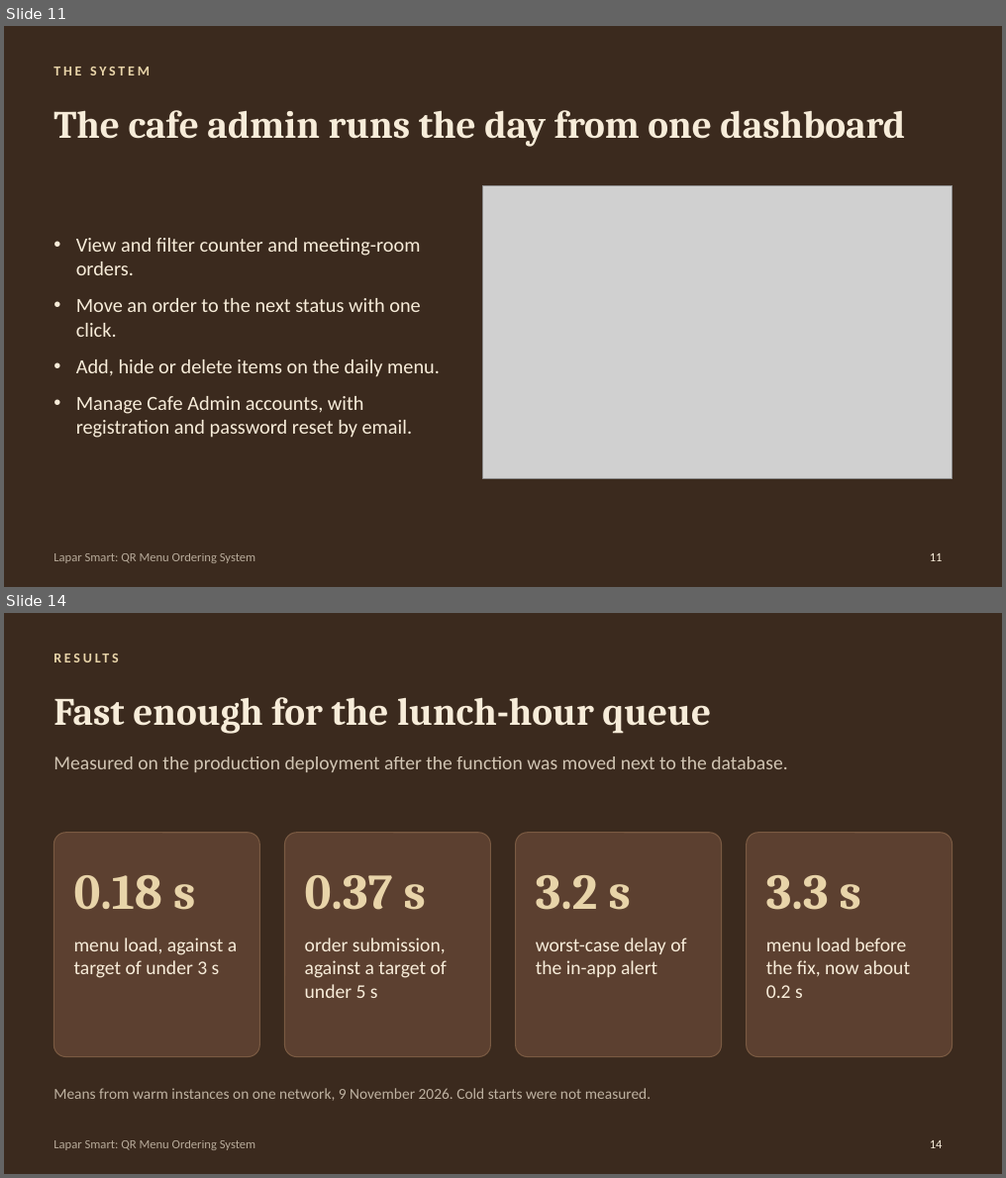
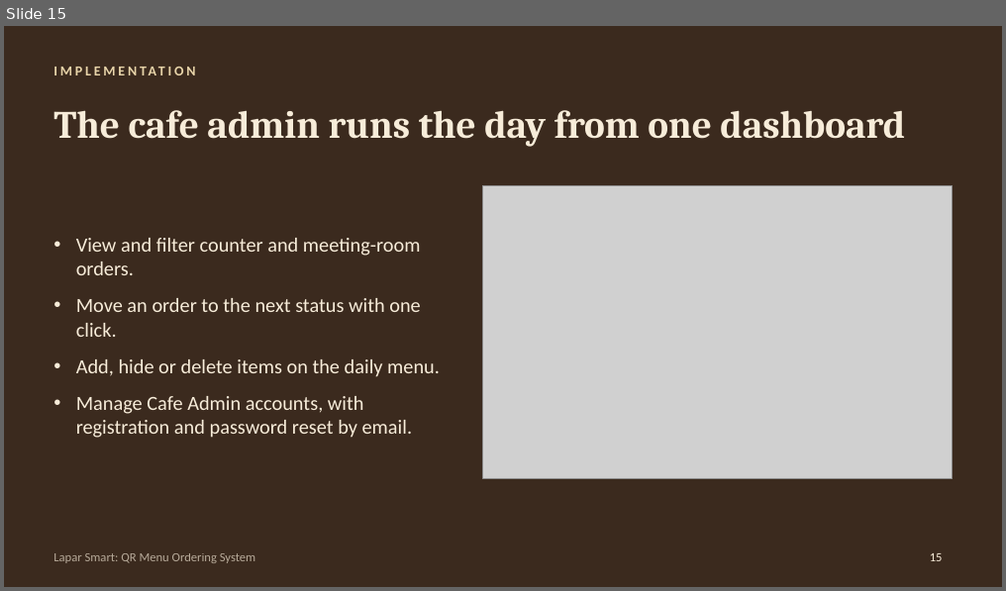
Before and after one commit to ras22hid/lapar-smart, a slide deck: app/static/presentation/LaparSmart_Presentation.pptx. Shown one above the other, each under a label of ours: slides 11 and 14 before the commit, slide 15 after it; the slides between them are not shown. The pictures are 1006x1178 and 1006x591 pixels, drawn with LibreOffice and Linux fonts; fonts in the diff are those of the drawing; grey boxes stand for pictures. Boxes give left, top, right and bottom in pixels: in the first picture for what was removed or moved away, otherwise in the second. Text is boxed around its words. In the diff, an @@ line names an element or a change of style, - is before the commit and + after.

```diff
--- a/app/static/presentation/LaparSmart_Presentation.pptx
+++ b/app/static/presentation/LaparSmart_Presentation.pptx
@@ slide 14 removed at (4,613,1002,1174), background #3B2A1E; not listed: 1 template element that a slide beside it also shows @@
@@ text removed at (54,645,652,669) @@
-RESULTS
@@ title removed at (54,697,711,734) @@
-Fast enough for the lunch-hour queue
@@ text removed at (54,757,787,772) @@
-Measured on the production deployment after the function was moved next to the database.
@@ rounded rectangle removed at (54,833,259,1058) @@
@@ rounded rectangle removed at (284,833,490,1058) @@
@@ rounded rectangle removed at (515,833,721,1058) @@
@@ rounded rectangle removed at (746,833,952,1058) @@
@@ text removed at (74,875,195,910) @@
-0.18 s
@@ text removed at (305,875,426,910) @@
-0.37 s
@@ text removed at (536,875,631,910) @@
-3.2 s
@@ text removed at (766,875,861,910) @@
-3.3 s
@@ text removed at (74,938,237,978) @@
-menu load, against a target of under 3 s
@@ text removed at (305,938,447,998) @@
-order submission, against a target of under 5 s
@@ text removed at (536,938,686,977) @@
-worst-case delay of the in-app alert
@@ text removed at (766,938,910,998) @@
-menu load before the fix, now about 0.2 s
@@ text removed at (54,1088,650,1101) @@
-Means from warm instances on one network, 9 November 2026. Cold starts were not measured.
@@ page number removed at (930,1141,943,1149) @@
-14
@@ what was slide 11 is now slide 15 @@
@@ slide 15 changed as well @@
@@ text at (54,67,150,76): text changed @@
-THE SYSTEM
+IMPLEMENTATION
```
Also in this commit, not shown: 11 other slides changed, 8 slides added, 4 other slides removed, 4 other files.
